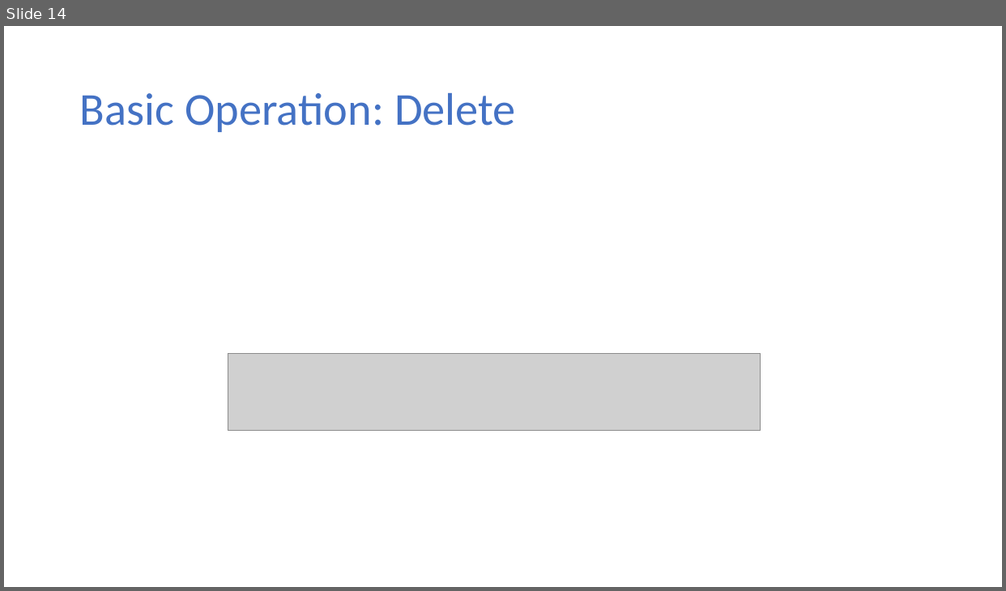
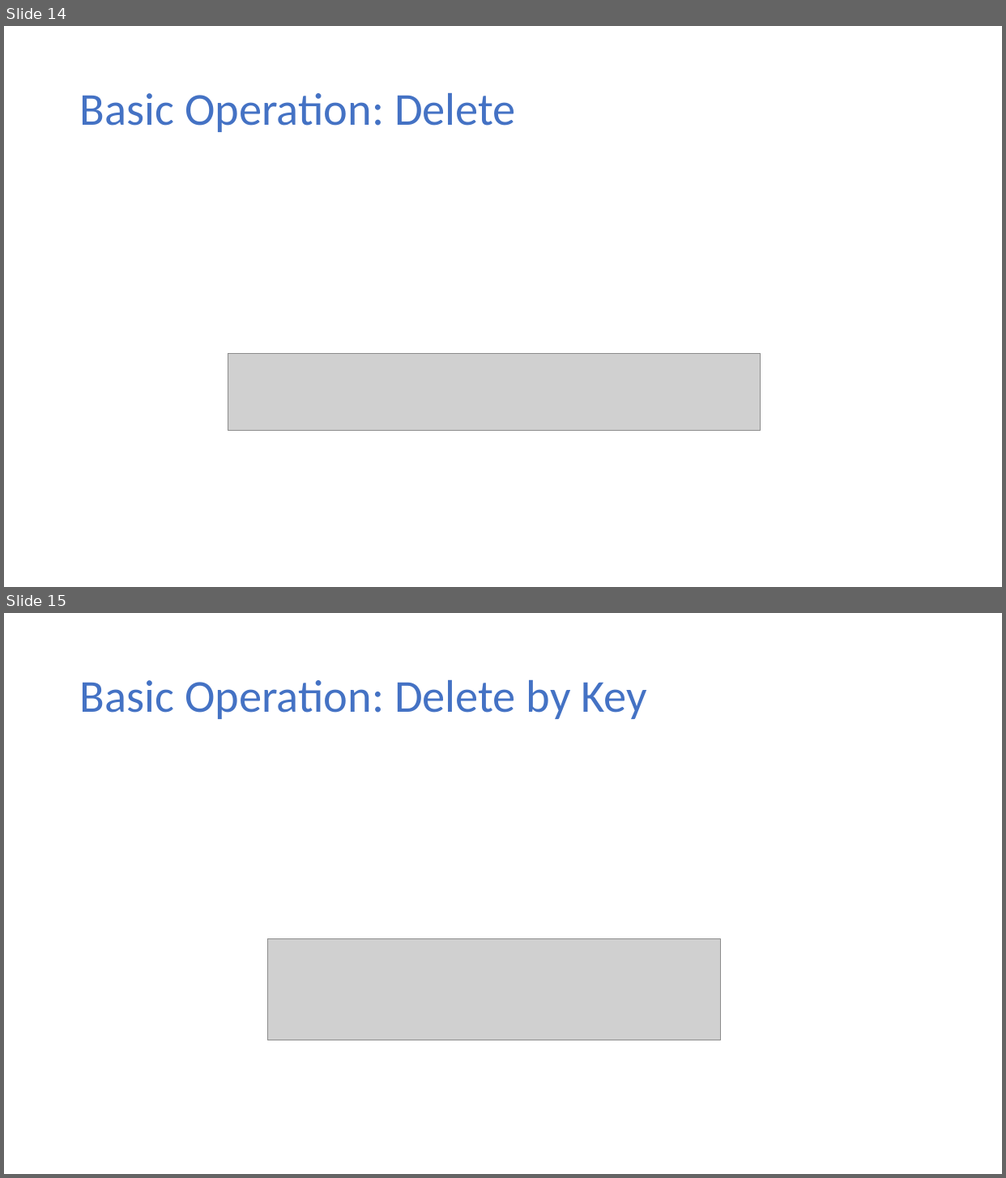
Before and after one commit to ekkapotc/EA, a slide deck: Lectures/Lecture 4.pptx. Shown one above the other, each under a label of ours: slide 14 before the commit, slides 14 and 15 after it. The pictures are 1006x591 and 1006x1178 pixels, drawn with LibreOffice and Linux fonts; fonts in the diff are those of the drawing; grey boxes stand for pictures. Boxes give left, top, right and bottom in pixels: in the first picture for what was removed or moved away, otherwise in the second. Text is boxed around its words. In the diff, an @@ line names an element or a change of style, - is before the commit and + after.

Commit message:
Add files via upload
Added a slide on delete-by-key

```diff
--- a/Lectures/Lecture 4.pptx
+++ b/Lectures/Lecture 4.pptx
@@ slide 15 added at (4,613,1002,1174), background #FFFFFF @@
@@ title added at (80,680,647,719), 44 pt, text #4472C4 @@
+Basic Operation: Delete by Key
@@ picture added at (268,939,721,1041) @@
```
Also in this commit, not shown: 1 other file.
